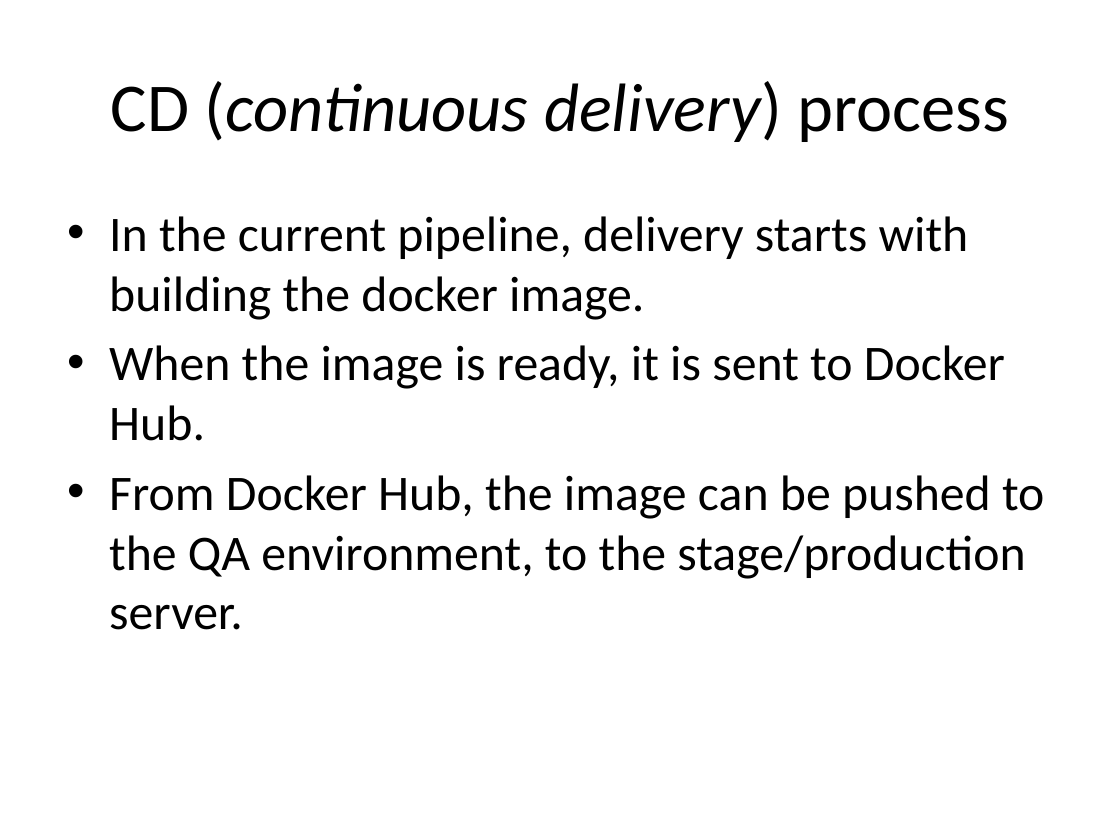
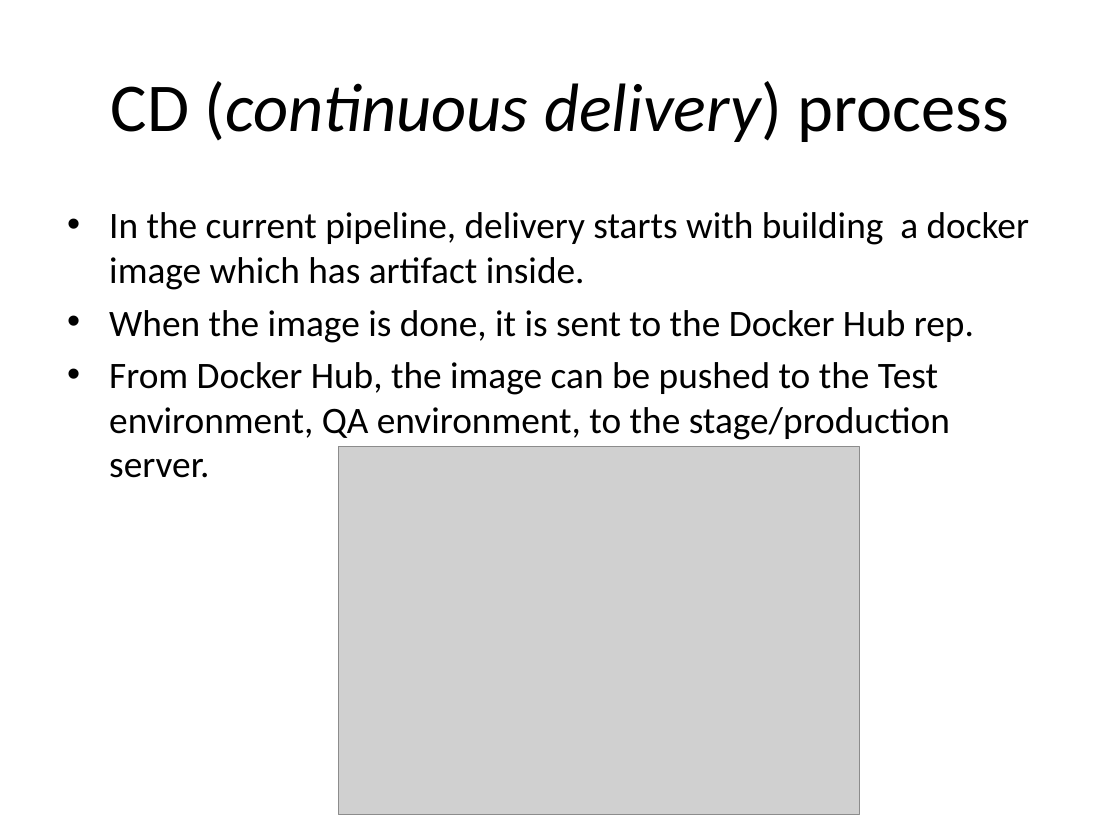
Before and after one commit to SDenisko/DevOps_online_Chernigiv_2021Q4, a slide deck: slide 7 of Final Project/Shortly about project.pptx. Drawn at 1120x840 pixels with LibreOffice and Linux fonts; fonts in the diff are those of the drawing; grey boxes stand for pictures. Boxes give left, top, right and bottom in pixels: in the first picture for what was removed or moved away, otherwise in the second. Text is boxed around its words. In the diff, an @@ line names an element or a change of style, - is before the commit and + after.

```diff
--- a/Final Project/Shortly about project.pptx
+++ b/Final Project/Shortly about project.pptx
@@ text at bbox=[109, 212, 1029, 478]: text changed; size 32 to 24 pt @@
-• In the current pipeline, delivery starts with building the docker image.
-• When the image is ready, it is sent to Docker Hub.
-• From Docker Hub, the image can be pushed to the QA environment, to the stage/production server.
+• In the current pipeline, delivery starts with building a docker image which has artifact inside.
+• When the image is done, it is sent to the Docker Hub rep.
+• From Docker Hub, the image can be pushed to the Test environment, QA environment, to the stage/production server.
@@ picture added at bbox=[338, 447, 859, 815] @@
```
Also in this commit, not shown: 1 other slide changed.
